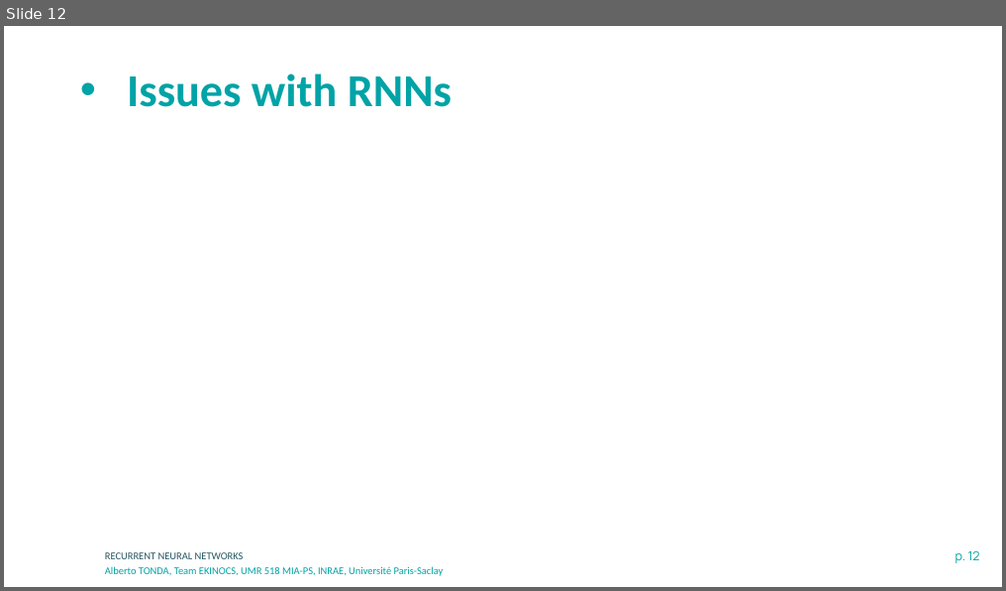
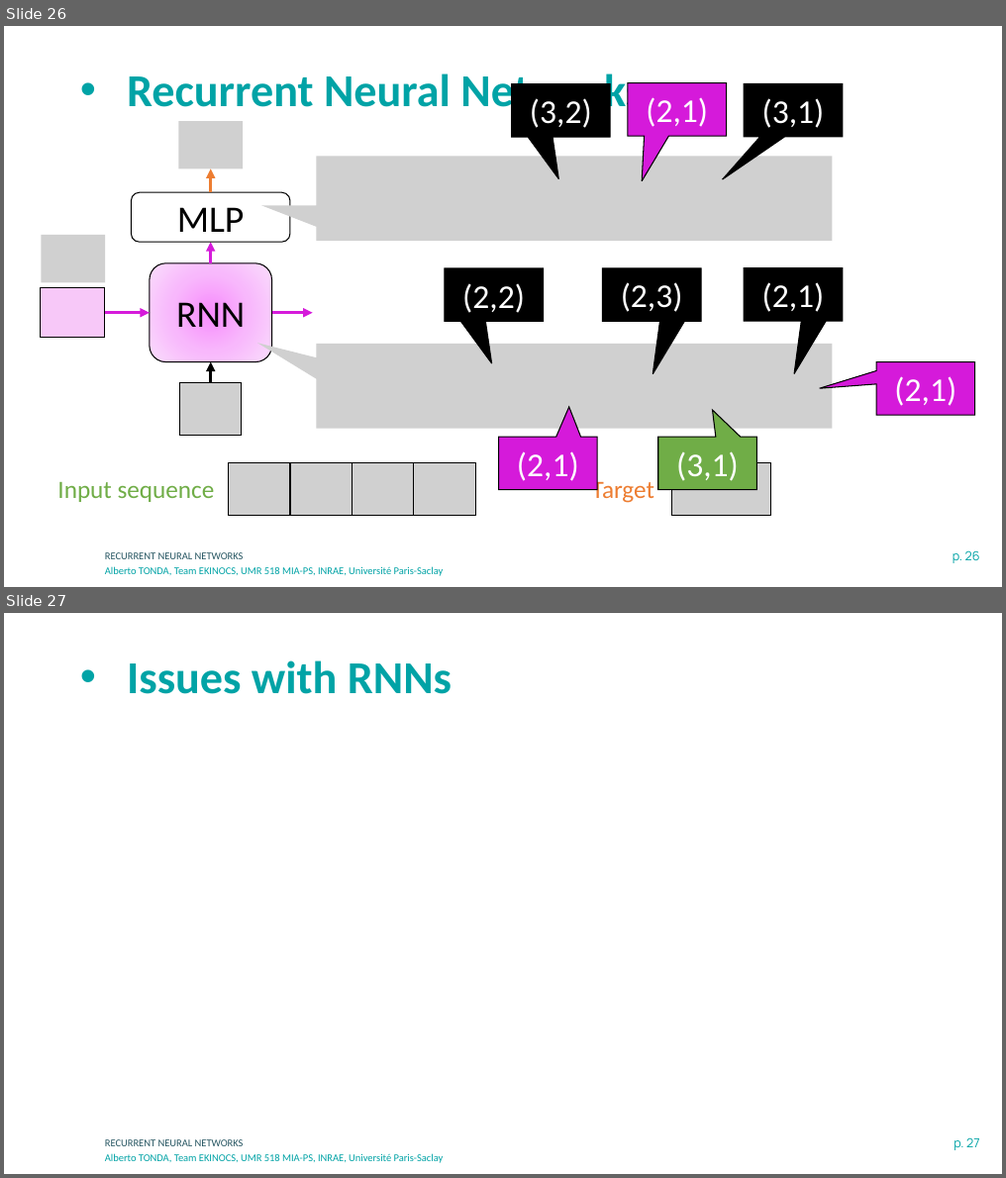
Before and after one commit to albertotonda/teaching, a slide deck: deep-learning-in-practice-with-pytorch/4-recurrent-neural-networks.pptx. Shown one above the other, each under a label of ours: slide 12 before the commit, slides 26 and 27 after it. The pictures are 1006x591 and 1006x1178 pixels, drawn with LibreOffice and Linux fonts; fonts in the diff are those of the drawing; grey boxes stand for pictures; background and template pictures are left out. Boxes give left, top, right and bottom in pixels: in the first picture for what was removed or moved away, otherwise in the second. Text is boxed around its words. In the diff, an @@ line names an element or a change of style, - is before the commit and + after.

```diff
--- a/deep-learning-in-practice-with-pytorch/4-recurrent-neural-networks.pptx
+++ b/deep-learning-in-practice-with-pytorch/4-recurrent-neural-networks.pptx
@@ slide 26 added at (x1=4, y1=26, x2=1002, y2=587), background #FFFFFF; not listed: 3 template elements that a slide beside it also shows @@
@@ title added at (x1=127, y1=68, x2=644, y2=117), 44 pt, text #00A3A6, bold @@
+• Recurrent Neural Networks
@@ speech box added at (x1=512, y1=84, x2=611, y2=138), fill #000000, outline #000000 1 pt, 32 pt, text #FFFFFF @@
+(3,2)
@@ speech box added at (x1=628, y1=82, x2=727, y2=136), fill #D51ADA, outline #000000 1 pt, 32 pt, text #FFFFFF @@
+(2,1)
@@ speech box added at (x1=744, y1=83, x2=843, y2=137), fill #000000, outline #000000 1 pt, 32 pt, text #FFFFFF @@
+(3,1)
@@ picture added at (x1=178, y1=121, x2=243, y2=169) @@
@@ arrow added from (211, 193) to (211, 169), #ED7D31 3 pt @@
@@ picture added at (x1=316, y1=157, x2=832, y2=241) @@
@@ rounded rectangle added at (x1=132, y1=193, x2=290, y2=243), fill #FFFFFF, outline #000000 1 pt, 36 pt, text #000000 @@
+MLP
@@ picture added at (x1=41, y1=235, x2=105, y2=282) @@
@@ arrow added from (211, 264) to (211, 243), #D51ADA 3 pt @@
@@ rectangle added at (x1=41, y1=288, x2=105, y2=338), fill #F7C8F8, outline #000000 1 pt @@
@@ rounded rectangle added at (x1=150, y1=264, x2=272, y2=363), fill gradient #F88BFD to #F9B9FC to #FBDDFD, outline #000000 1 pt, 36 pt, text #000000 @@
+RNN
@@ speech box added at (x1=445, y1=269, x2=543, y2=322), fill #000000, outline #000000 1 pt, 32 pt, text #FFFFFF @@
+(2,2)
@@ speech box added at (x1=602, y1=269, x2=701, y2=322), fill #000000, outline #000000 1 pt, 32 pt, text #FFFFFF @@
+(2,3)
@@ speech box added at (x1=744, y1=269, x2=843, y2=322), fill #000000, outline #000000 1 pt, 32 pt, text #FFFFFF @@
+(2,1)
@@ arrow added from (104, 313) to (150, 313), #D51ADA 3 pt @@
@@ arrow added from (272, 313) to (313, 313), #D51ADA 3 pt @@
@@ picture added at (x1=316, y1=344, x2=832, y2=429) @@
@@ arrow added from (211, 383) to (211, 363), #000000 3 pt @@
@@ speech box added at (x1=876, y1=363, x2=975, y2=415), fill #D51ADA, outline #000000 1 pt, 32 pt, text #FFFFFF @@
+(2,1)
@@ picture added at (x1=180, y1=383, x2=242, y2=436) @@
@@ speech box added at (x1=499, y1=437, x2=598, y2=490), fill #D51ADA, outline #000000 1 pt, 32 pt, text #FFFFFF @@
+(2,1)
@@ speech box added at (x1=658, y1=437, x2=757, y2=490), fill #70AD47, outline #000000 1 pt, 32 pt, text #FFFFFF @@
+(3,1)
@@ group added at (x1=229, y1=463, x2=475, y2=516): 4 pictures @@
@@ picture added at (x1=672, y1=463, x2=771, y2=516) @@
@@ text added at (x1=57, y1=482, x2=215, y2=502), 24 pt, text #70AD47 @@
+Input sequence
@@ text added at (x1=592, y1=478, x2=654, y2=503), 24 pt, text #ED7D31 @@
+Target
@@ what was slide 12 is now slide 27 @@
@@ page number at (x1=953, y1=1138, x2=979, y2=1151): text changed @@
-p. 12
+p. 27
```
Also in this commit, not shown: 2 slides changed, 14 other slides added, 6 other files.
